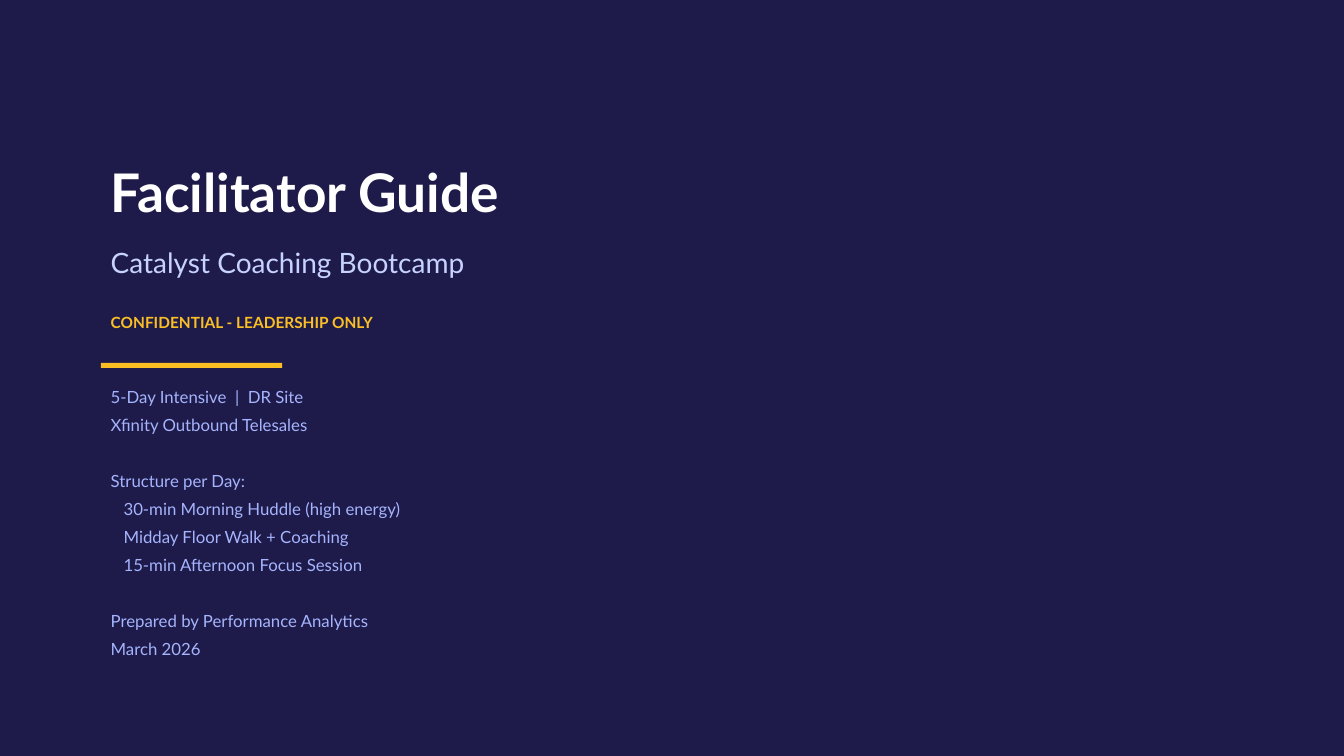
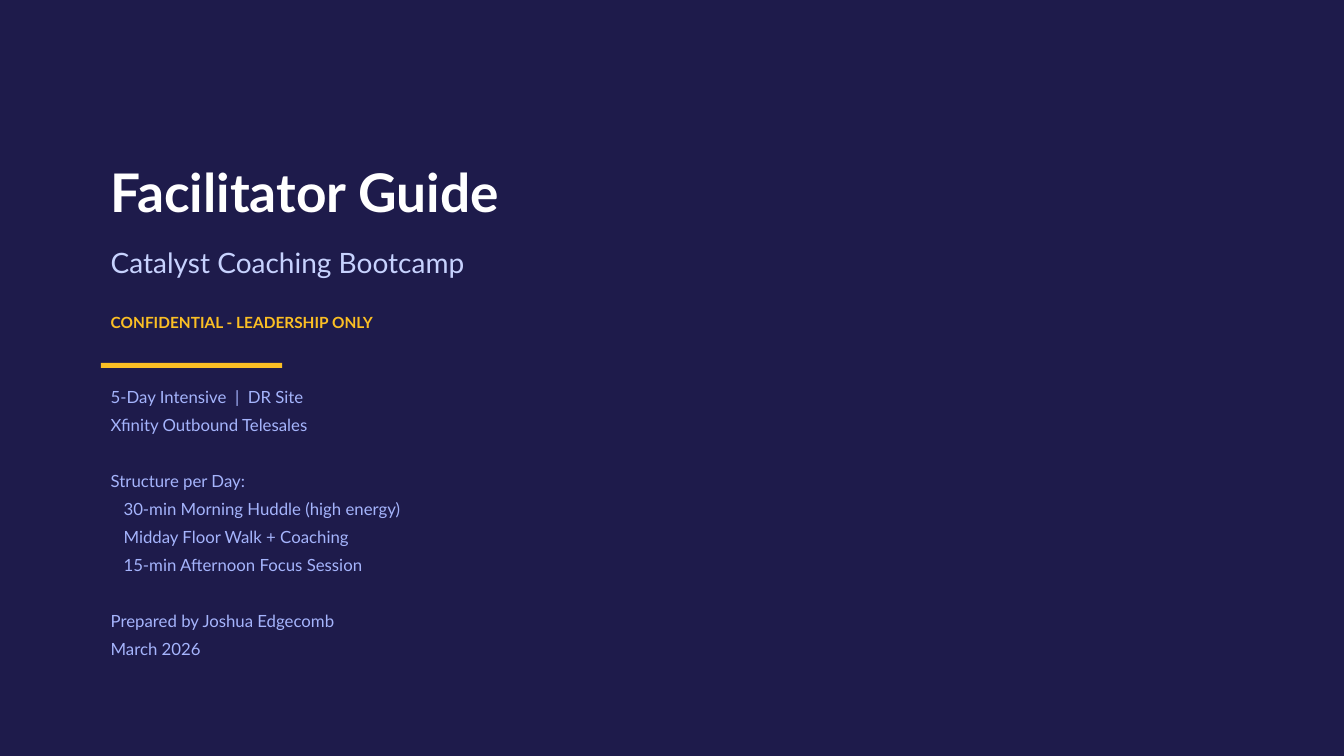
Before and after one commit to joshuaedgecomb-dev/catalyst-qa-scorecard, a slide deck: slide 1 of bootcamp/Catalyst_Bootcamp_Facilitator_Guide.pptx. Drawn at 1344x756 pixels with LibreOffice and Linux fonts; fonts in the diff are those of the drawing. Boxes give left, top, right and bottom in pixels: in the first picture for what was removed or moved away, otherwise in the second. Text is boxed around its words. In the diff, an @@ line names an element or a change of style, - is before the commit and + after.

```diff
--- a/bootcamp/Catalyst_Bootcamp_Facilitator_Guide.pptx
+++ b/bootcamp/Catalyst_Bootcamp_Facilitator_Guide.pptx
@@ text at (111, 614, 334, 630): text changed @@
-Prepared by Performance Analytics
+Prepared by Joshua Edgecomb
```
Also in this commit, not shown: 3 other slides changed, 7 other files.
